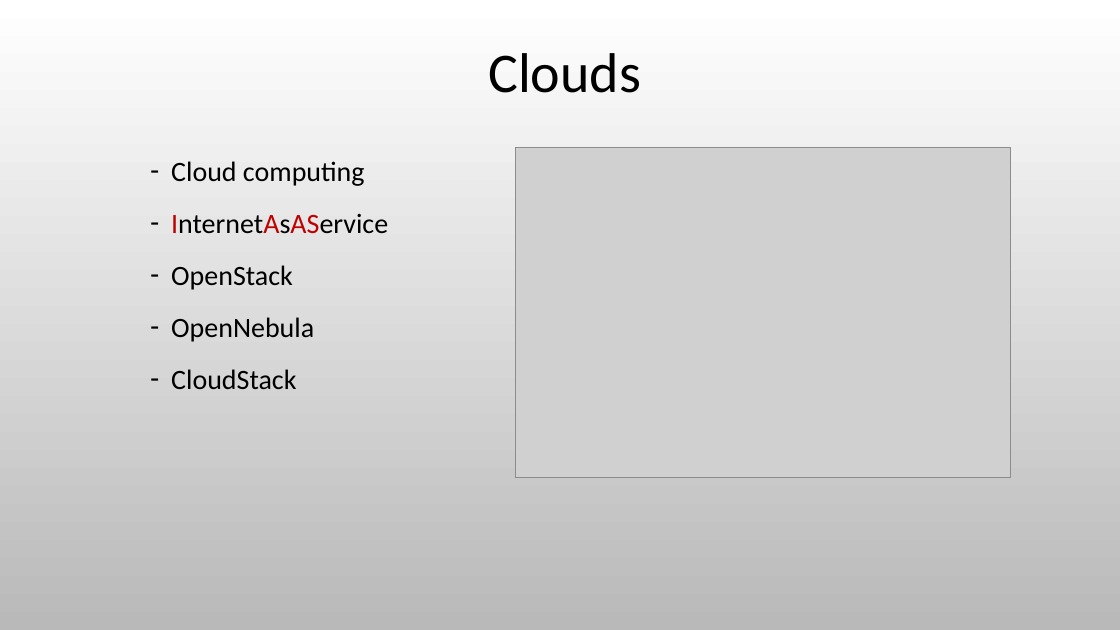
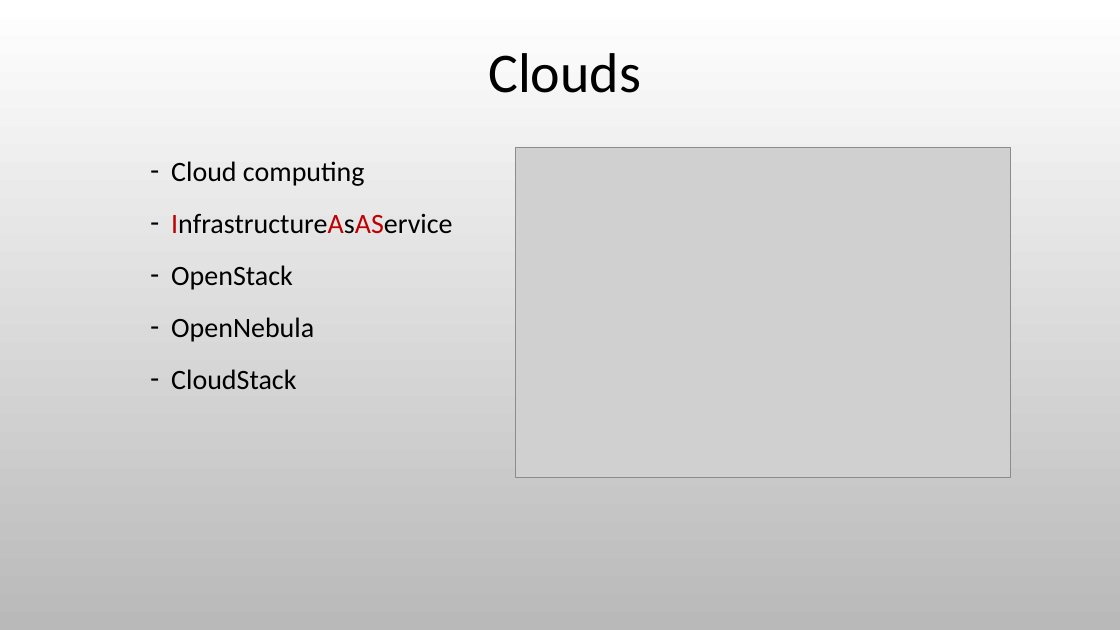
Before and after one commit to cmin764/cmiN, a slide deck: slide 3 of ropython/ep15/argus.pptx. Drawn at 1120x630 pixels with LibreOffice and Linux fonts; fonts in the diff are those of the drawing; grey boxes stand for pictures; background and template pictures are left out. Boxes give left, top, right and bottom in pixels: in the first picture for what was removed or moved away, otherwise in the second. Text is boxed around its words. In the diff, an @@ line names an element or a change of style, - is before the commit and + after.

```diff
--- a/ropython/ep15/argus.pptx
+++ b/ropython/ep15/argus.pptx
@@ text at box(171, 213, 452, 234): text changed @@
-– InternetAsAService
+– InfrastructureAsAService
```
Also in this commit, not shown: 5 other slides changed, 7 slides added.
